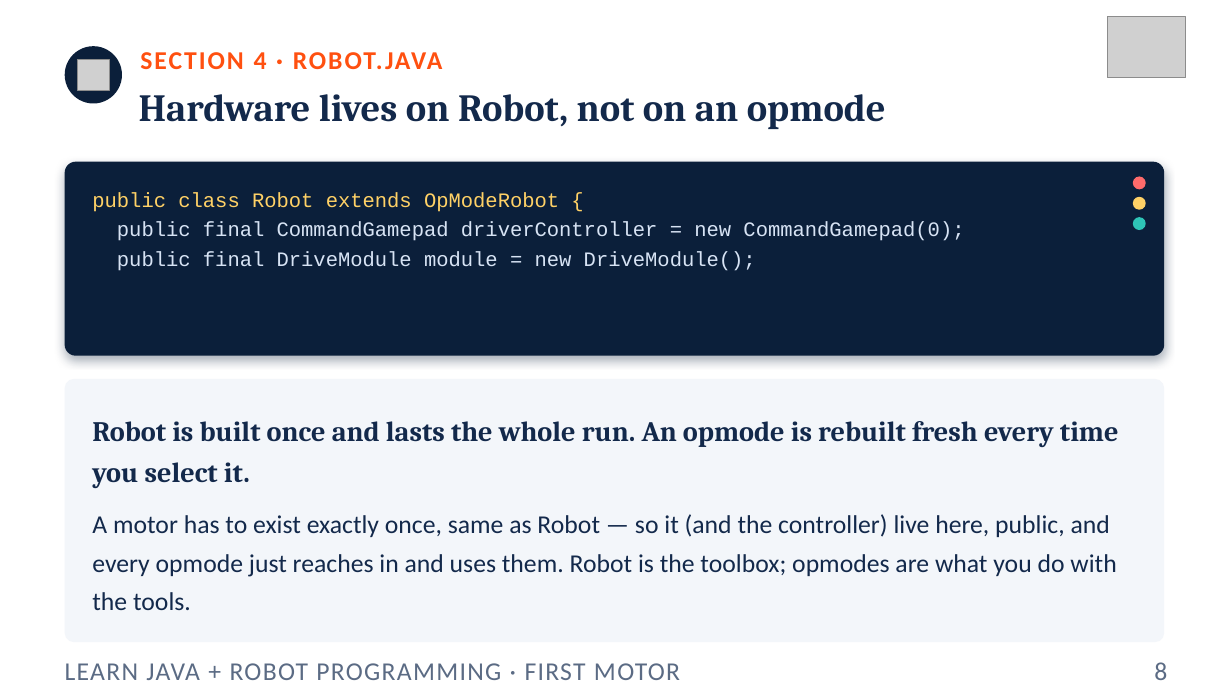
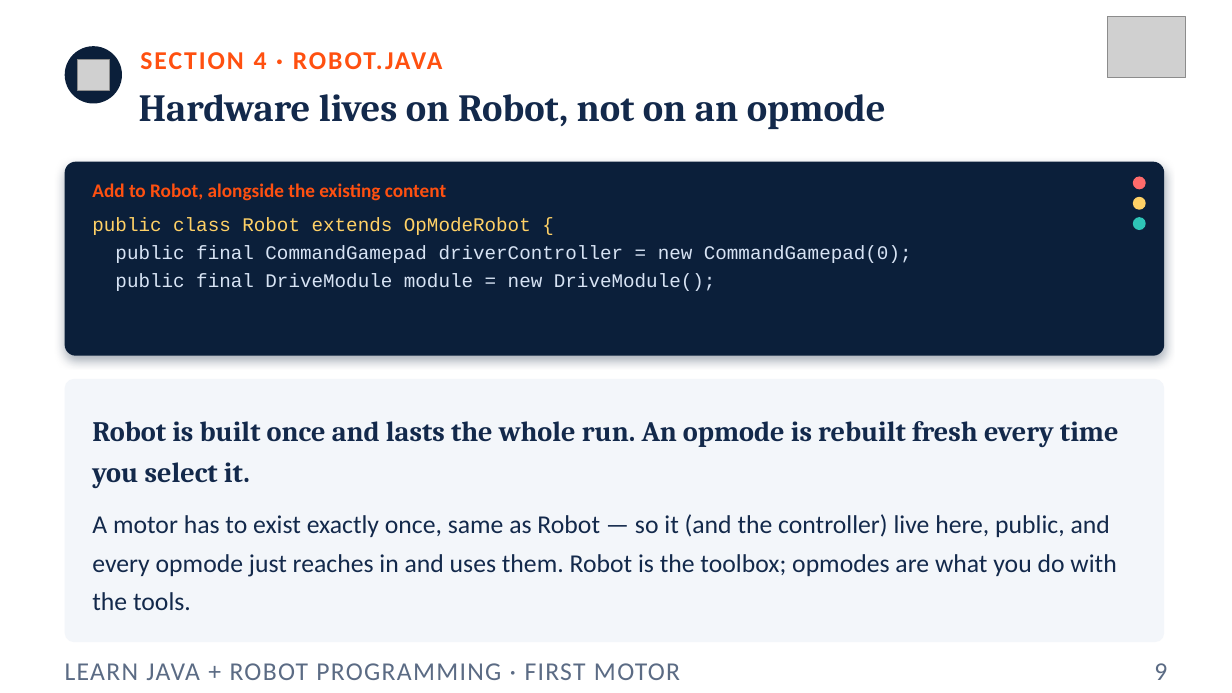
Before and after one commit to FRC5010/BasicRobotLessons, a slide deck: slide 9 of docs/presentations/v3/01-first-motor.pptx (slide 8 before the commit). Drawn at 1232x693 pixels with LibreOffice and Linux fonts; fonts in the diff are those of the drawing; grey boxes stand for pictures. Boxes give left, top, right and bottom in pixels: in the first picture for what was removed or moved away, otherwise in the second. Text is boxed around its words. In the diff, an @@ line names an element or a change of style, - is before the commit and + after.

```diff
--- a/docs/presentations/v3/01-first-motor.pptx
+++ b/docs/presentations/v3/01-first-motor.pptx
@@ text "public class Robot extends OpModeRobot ...": place and size @@
-text "public class Robot extends OpModeRobot ..." at <box>92,192,964,271</box>
+text "public class Robot extends OpModeRobot ..." at <box>92,218,912,291</box>
@@ text "public class Robot extends OpModeRobot ..." at <box>92,218,912,291</box>: size 16 to 15 pt @@
@@ text added at <box>92,183,446,201</box>, 15 pt, text #FF5010, bold @@
+Add to Robot, alongside the existing content
@@ text at <box>1154,663,1167,680</box>: text changed @@
-8
+9
```
Also in this commit, not shown: 10 other slides changed, 1 slide added, 17 other files.
